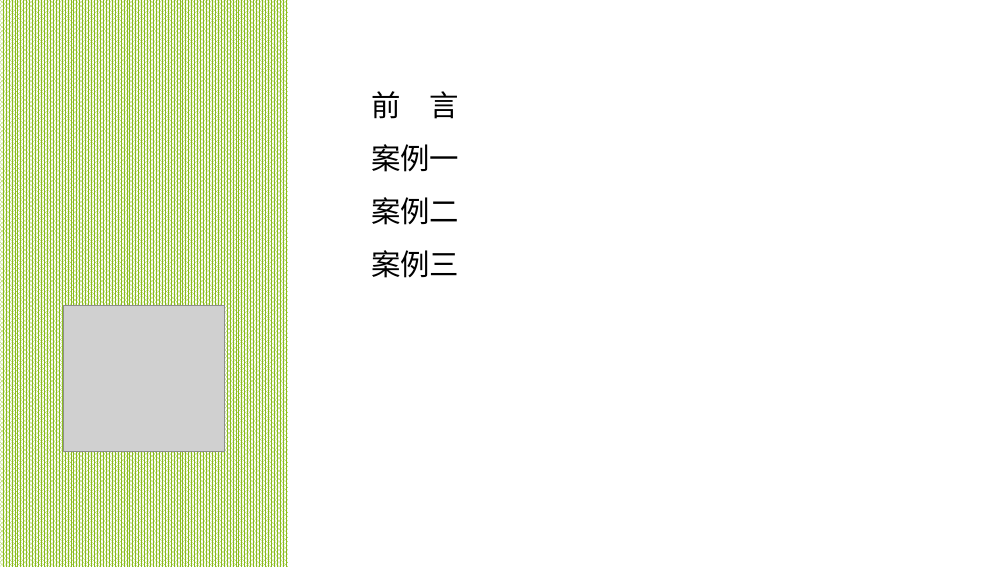
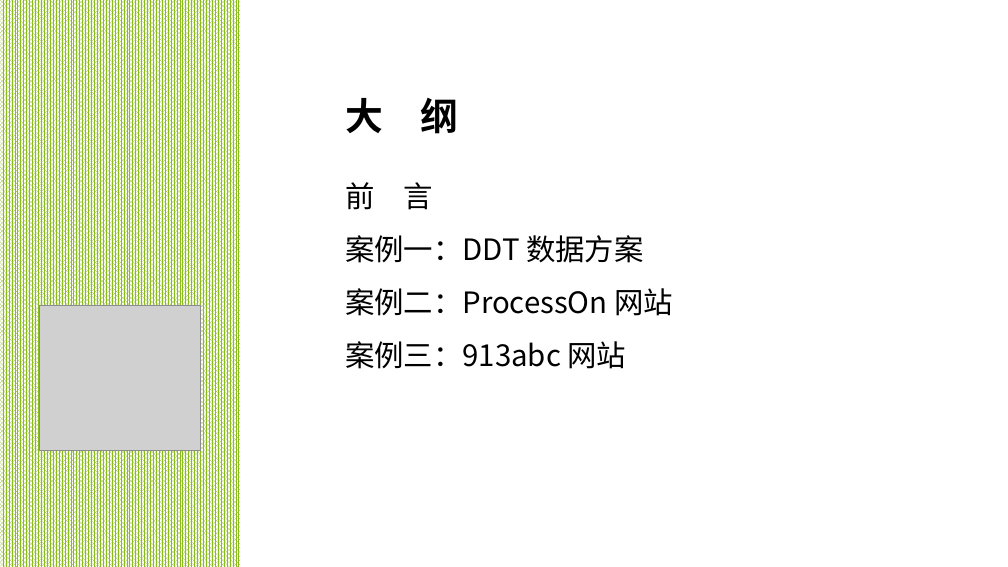
Before and after one commit to wangding/courses, a slide deck: slide 2 of seIDEPracticeCase/Season01.pptx. Drawn at 1008x567 pixels with LibreOffice and Linux fonts; fonts in the diff are those of the drawing; grey boxes stand for pictures. Boxes give left, top, right and bottom in pixels: in the first picture for what was removed or moved away, otherwise in the second. Text is boxed around its words. In the diff, an @@ line names an element or a change of style, - is before the commit and + after.

```diff
--- a/seIDEPracticeCase/Season01.pptx
+++ b/seIDEPracticeCase/Season01.pptx
@@ rectangle resized from (x1=0, y1=0, x2=288, y2=567) to (x1=0, y1=0, x2=240, y2=567) @@
@@ text added at (x1=345, y1=98, x2=459, y2=134), 36 pt, text #000000, bold @@
+大 纲
@@ text "前 言" moved from (x1=371, y1=91, x2=459, y2=278) to (x1=345, y1=182, x2=673, y2=369) @@
@@ text at (x1=345, y1=235, x2=673, y2=369): text changed @@
-案例一
-案例二
-案例三
+案例一：DDT 数据方案
+案例二：ProcessOn 网站
+案例三：913abc 网站
@@ picture moved from (x1=64, y1=306, x2=225, y2=451) to (x1=39, y1=305, x2=200, y2=451) @@
```
Also in this commit, not shown: 7 slides added, 3 slides removed.
